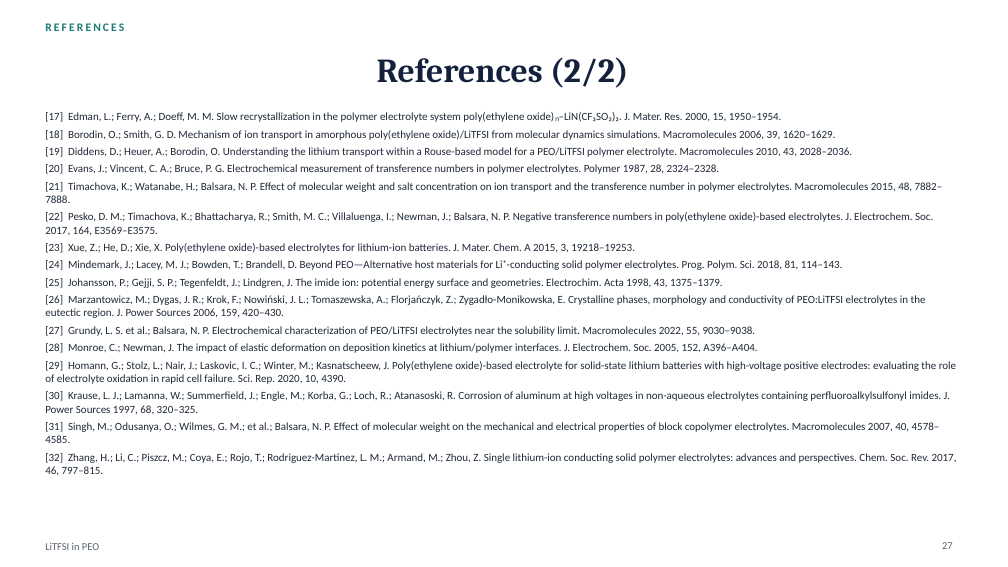
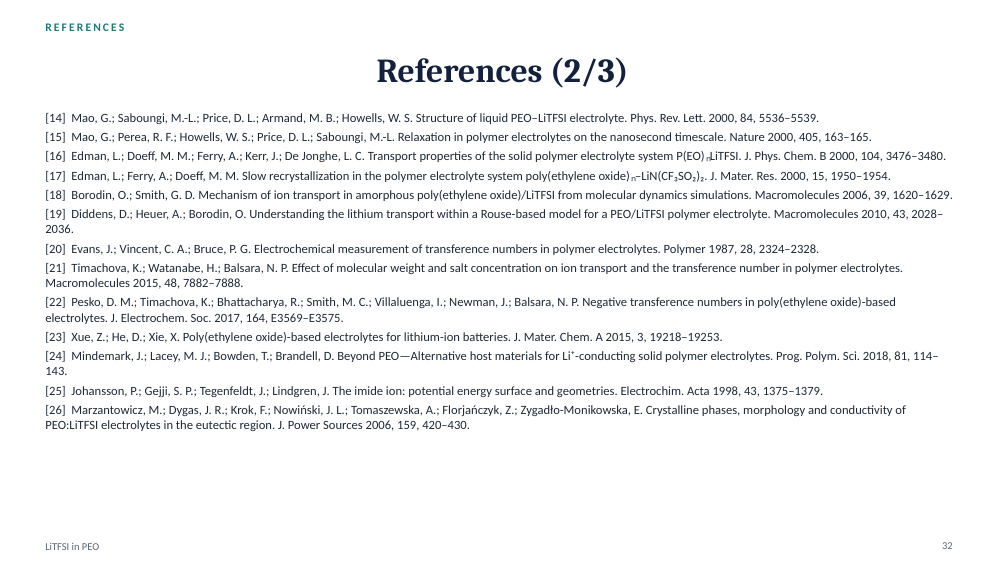
Before and after one commit to zhaoyuw44-lang/Trash, a slide deck: slide 32 of litfsi_peo_ppt/LiTFSI_in_PEO.pptx (slide 27 before the commit). Drawn at 1008x567 pixels with LibreOffice and Linux fonts; fonts in the diff are those of the drawing. Boxes give left, top, right and bottom in pixels: in the first picture for what was removed or moved away, otherwise in the second. Text is boxed around its words. In the diff, an @@ line names an element or a change of style, - is before the commit and + after.

```diff
--- a/litfsi_peo_ppt/LiTFSI_in_PEO.pptx
+++ b/litfsi_peo_ppt/LiTFSI_in_PEO.pptx
@@ title at bbox=[377, 57, 628, 88]: text changed @@
-References (2/2)
+References (2/3)
@@ text at bbox=[45, 113, 946, 162]: paragraphs added @@
+[14] Mao, G.; Saboungi, M.-L.; Price, D. L.; Armand, M. B.; Howells, W. S. Structure of liquid PEO–LiTFSI electrolyte. Phys. Rev. Lett. 2000, 84, 5536–5539.
+[15] Mao, G.; Perea, R. F.; Howells, W. S.; Price, D. L.; Saboungi, M.-L. Relaxation in polymer electrolytes on the nanosecond timescale. Nature 2000, 405, 163–165.
+[16] Edman, L.; Doeff, M. M.; Ferry, A.; Kerr, J.; De Jonghe, L. C. Transport properties of the solid polymer electrolyte system P(EO)ₙLiTFSI. J. Phys. Chem. B 2000, 104, 3476–3480.
@@ text at bbox=[45, 171, 953, 431]: size 10.5 to 12 pt in "[17] Edman, L.; Ferry, A.; Doeff, M. ...", "[18] Borodin, O.; Smith, G. D. Mechanism ...", "[19] Diddens, D.; Heuer, A.; Borodin, O. ...", "[20] Evans, J.; Vincent, C. A.; Bruce, ..." and 6 more places @@
@@ text at bbox=[45, 326, 957, 475]: paragraphs removed @@
-[27] Grundy, L. S. et al.; Balsara, N. P. Electrochemical characterization of PEO/LiTFSI electrolytes near the solubility limit. Macromolecules 2022, 55, 9030–9038.
-[28] Monroe, C.; Newman, J. The impact of elastic deformation on deposition kinetics at lithium/polymer interfaces. J. Electrochem. Soc. 2005, 152, A396–A404.
-[29] Homann, G.; Stolz, L.; Nair, J.; Laskovic, I. C.; Winter, M.; Kasnatscheew, J. Poly(ethylene oxide)-based electrolyte for solid-state lithium batteries with high-voltage positive electrodes: evaluating the role of electrolyte oxidation in rapid cell failure. Sci. Rep. 2020, 10, 4390.
-[30] Krause, L. J.; Lamanna, W.; Summerfield, J.; Engle, M.; Korba, G.; Loch, R.; Atanasoski, R. Corrosion of aluminum at high voltages in non-aqueous electrolytes containing perfluoroalkylsulfonyl imides. J. Power Sources 1997, 68, 320–325.
-[31] Singh, M.; Odusanya, O.; Wilmes, G. M.; et al.; Balsara, N. P. Effect of molecular weight on the mechanical and electrical properties of block copolymer electrolytes. Macromolecules 2007, 40, 4578–4585.
-[32] Zhang, H.; Li, C.; Piszcz, M.; Coya, E.; Rojo, T.; Rodriguez-Martinez, L. M.; Armand, M.; Zhou, Z. Single lithium-ion conducting solid polymer electrolytes: advances and perspectives. Chem. Soc. Rev. 2017, 46, 797–815.
@@ page number at bbox=[942, 542, 953, 549]: text changed @@
-27
+32
```
Also in this commit, not shown: 10 other slides changed, 6 slides added, 8 other files.
